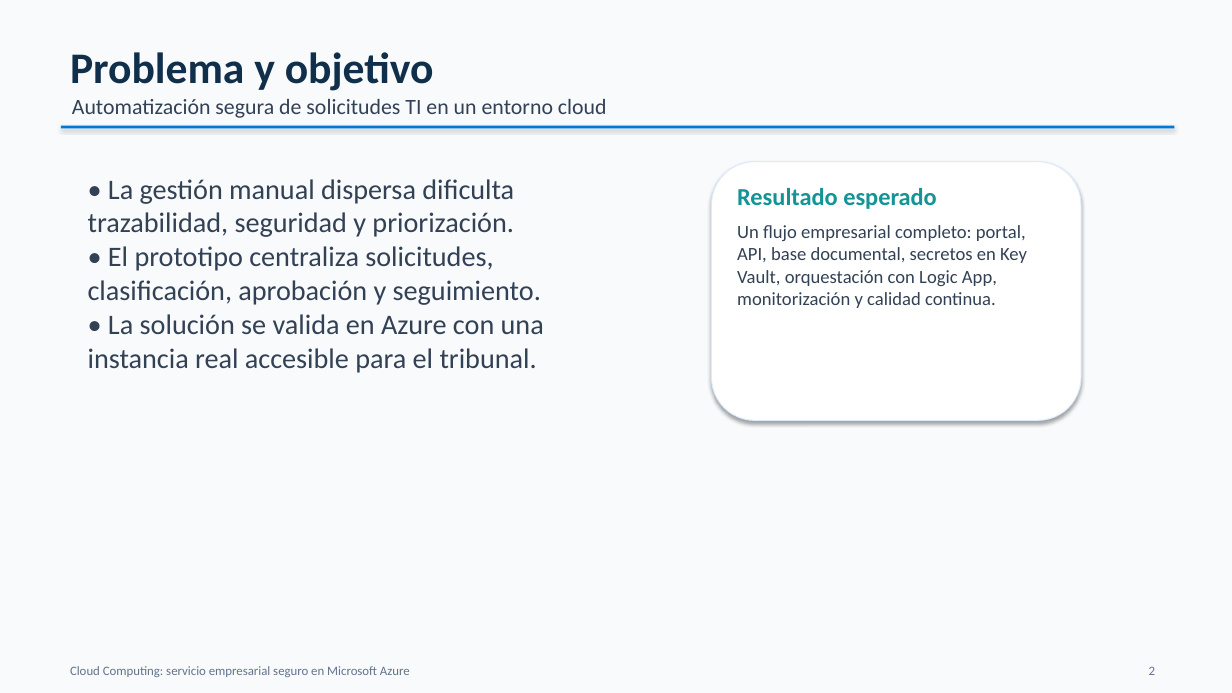
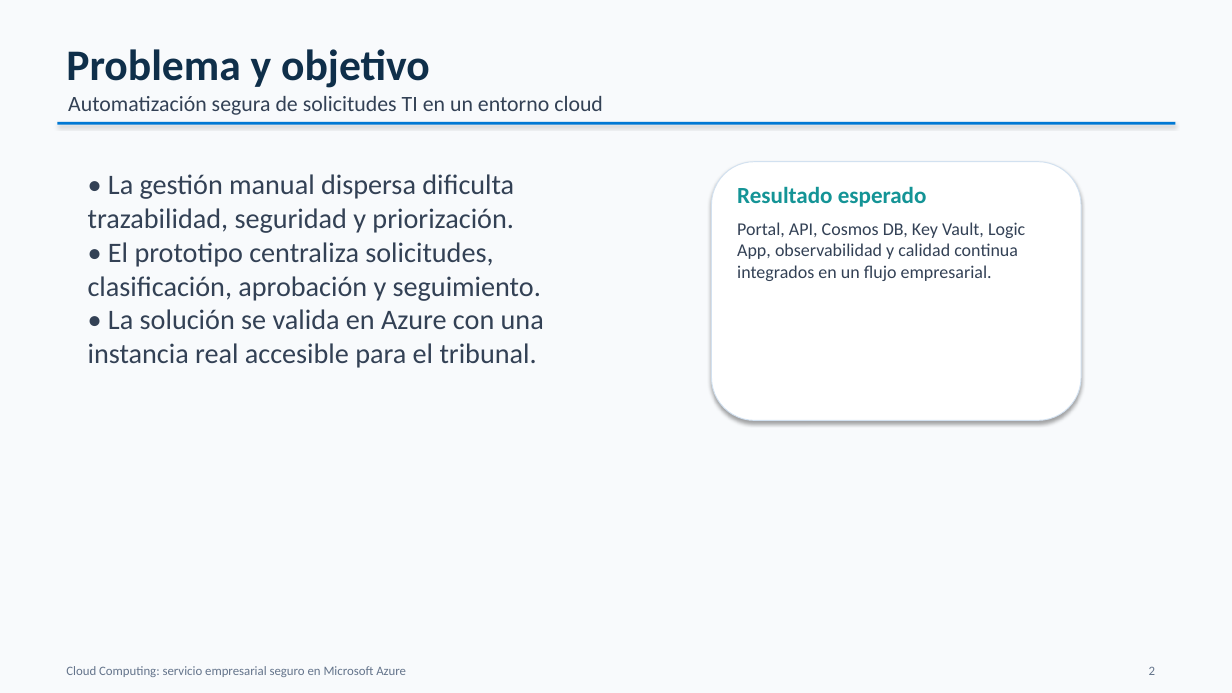
Before and after one commit to karimadrico/tfg-azure-servicio-empresarial-seguro, a slide deck: slide 2 of docs/entrega/presentacion-defensa-tfg.pptx. Drawn at 1232x693 pixels with LibreOffice and Linux fonts; fonts in the diff are those of the drawing. Boxes give left, top, right and bottom in pixels: in the first picture for what was removed or moved away, otherwise in the second. Text is boxed around its words. In the diff, an @@ line names an element or a change of style, - is before the commit and + after.

Commit message:
Cerrar evidencias finales de calidad y costes

```diff
--- a/docs/entrega/presentacion-defensa-tfg.pptx
+++ b/docs/entrega/presentacion-defensa-tfg.pptx
@@ text "Problema y objetivo": place and size @@
-text "Problema y objetivo" at [70,52,434,91]
+text "Problema y objetivo" at [66,49,430,88]
@@ text "Automatización segura de solicitudes TI ...": place and size @@
-text "Automatización segura de solicitudes TI ..." at [72,99,607,118]
+text "Automatización segura de solicitudes TI ..." at [68,96,603,115]
@@ rectangle: place and size @@
-rectangle at [61,126,1175,128]
+rectangle at [57,122,1176,125]
@@ text "• La gestión manual dispersa ...": place and size @@
-text "• La gestión manual dispersa ..." at [88,179,544,373]
+text "• La gestión manual dispersa ..." at [88,174,544,368]
@@ rounded rectangle at [712,162,1081,421]: outline #DBEAFE 0.75 pt to #D2E1F0 0.75 pt @@
@@ text "Resultado esperado" at [737,186,927,207]: size 19 to 18 pt @@
@@ text at [737,222,1025,281]: text changed; size 14.5 to 14 pt @@
-Un flujo empresarial completo: portal, API, base documental, secretos en Key Vault, orquestación con Logic App, monitorización y calidad continua.
+Portal, API, Cosmos DB, Key Vault, Logic App, observabilidad y calidad continua integrados en un flujo empresarial.
@@ text "Cloud Computing: servicio empresarial seguro ...": place and size @@
-text "Cloud Computing: servicio empresarial seguro ..." at [70,666,410,677]
+text "Cloud Computing: servicio empresarial seguro ..." at [66,666,406,677]
```
Also in this commit, not shown: 8 other slides changed, 13 other files.
